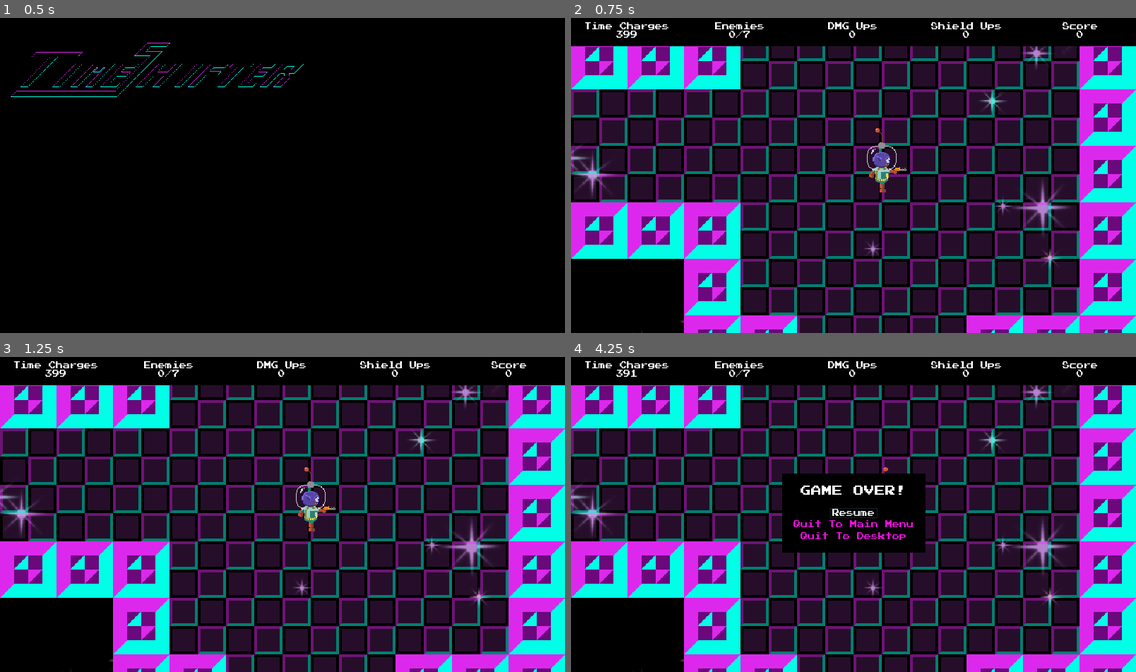
Above: before the commit, frames 1-4 (two rows, left to right).
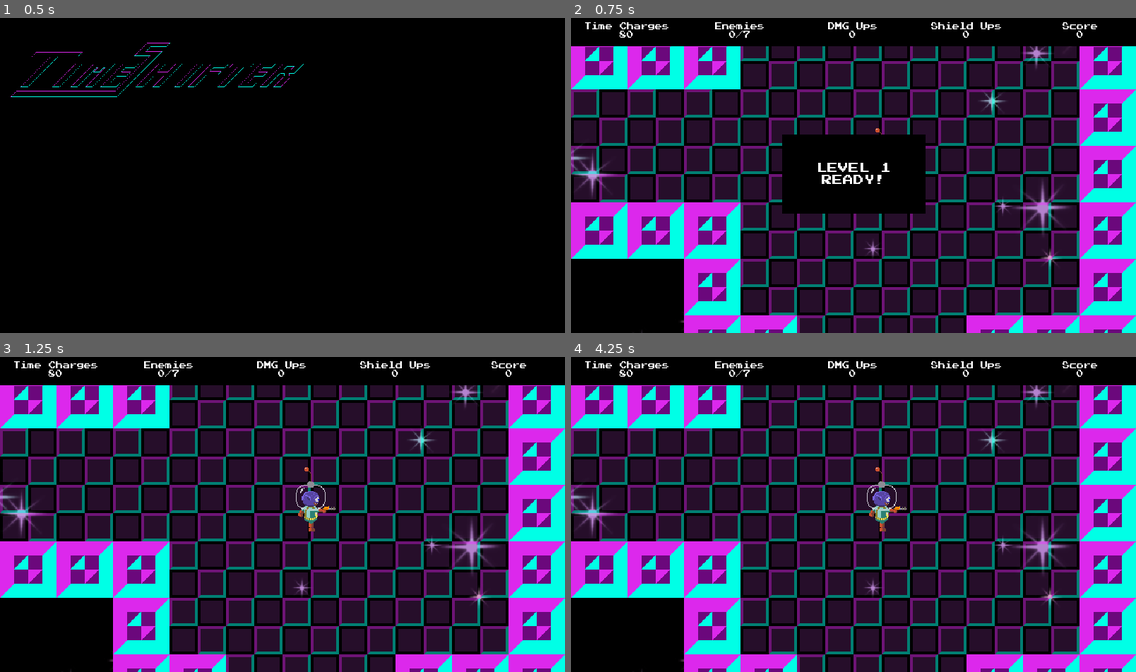
Above: after the commit, the same moments.

Repository: AniMerrill/Timeshifter
Game: Godot game, scene res://Screens/TitleScreen.tscn
Same seed, same stepped clock (60 frames per second), same inputs: the game is played once before the commit and once after it. Sound files missing from this copy of the repository are replaced by a short silence.
Inputs:
- Up to frame 1 (0.5 s): no input
- Up to frame 2 (0.75 s): tap Enter at 0.5 s; hold Right (shoot_right) from 0.53 s (still down)
- Up to frame 3 (1.25 s): keep holding Right (shoot_right)
- Up to frame 4 (4.25 s): release Right (shoot_right) at 1.28 s; hold Down (shoot_down) 1.28-2.03 s; hold Right (shoot_right) 2.03-2.78 s; hold Up (shoot_up) 2.78-3.53 s; hold Left (shoot_left) from 3.53 s (still down); tap Escape (pause) at 4.15 s

Frame 1 is identical in both runs. In frame 2, 5.4% of the frame differs, in the area x 8-63%, y 4-63%; in frame 3, less than 0.1%; in frame 4, 5.5%.

Commit message:
Official Godot Wild Jam #16 Commit
Final commit before submitting to the jam. Mostly the same
from my last on stream version, with a few notable differences:

* Added particle systems in order to complete one of the
optional challenges

* Added a "Level Ready" pause before a level begins

* Fixed a bug where shooting in a new direction caused the
bullet to spawn inside you (thus not firing)

* Player state machine code was reorganized to keep animations
smooth and consistent

* SFX were rebalanced

* General polish added to the game

On itch.io this is version #9

Diff:
--- a/GameMaster.gd
+++ b/GameMaster.gd
@@ -1,11 +1,13 @@
 extends Node2D
 
 onready var level := preload("res://test.tscn")
+
 onready var upgrade_store := preload("res://Screens/UpgradeStore.tscn")
 onready var gameover := preload("res://Screens/GameOver.tscn")
 onready var pause_scr := preload("res://Screens/Pause.tscn")
+onready var level_ready = preload("res://Screens/LevelReady.tscn")
 
-onready var level_ready = preload("res://SFX/level_ready.wav")
+#onready var level_ready = preload("res://SFX/level_ready.wav")
 onready var level_complete = preload("res://SFX/level_complete.wav")
 onready var g_o_voice = preload("res://SFX/game_over.wav")
 
@@ -42,8 +44,10 @@
 		if child.name != "BGM" && child.name != "SFX":
 			child.queue_free()
 
-	gameplay = true
-	get_tree().paused = false
+	gameplay = false
+	get_tree().paused = true
+
+	$BGM.play()
 
 	level_number = 1
 	damage_upgrades = 0
@@ -52,6 +56,10 @@
 
 	cur_level = level.instance()
 	add_child(cur_level)
+
+	var inst = level_ready.instance()
+	inst.level_number = level_number
+	add_child(inst)
 
 func level_complete():
 	gameplay = false
@@ -79,12 +87,14 @@
 
 	add_child(cur_level)
 
-	get_tree().paused = false
-	gameplay = true
+	var inst = level_ready.instance()
+	inst.level_number = level_number
+	add_child(inst)
 
 func game_over():
 	gameplay = false
 	get_tree().paused = true
+	$BGM.stop()
 
 	var g_o = gameover.instance()
 
--- a/GameMaster.tscn
+++ b/GameMaster.tscn
@@ -9,6 +9,5 @@
 
 [node name="BGM" type="AudioStreamPlayer" parent="."]
 stream = ExtResource( 2 )
-autoplay = true
 
 [node name="SFX" type="AudioStreamPlayer" parent="."]
--- /dev/null
+++ b/Gibs.tscn
@@ -0,0 +1,31 @@
+[gd_scene load_steps=4 format=2]
+
+[ext_resource path="res://muncher_gibs.png" type="Texture" id=1]
+[ext_resource path="res://Particle.gd" type="Script" id=2]
+
+[sub_resource type="Gradient" id=1]
+colors = PoolColorArray( 1, 1, 1, 1, 0.0392157, 0.0392157, 0.0392157, 0.0745098 )
+
+[node name="Gibs" type="CPUParticles2D"]
+emitting = false
+amount = 20
+one_shot = true
+explosiveness = 1.0
+randomness = 0.25
+local_coords = false
+draw_order = 1
+texture = ExtResource( 1 )
+emission_shape = 1
+emission_sphere_radius = 32.0
+direction = Vector2( 0, -1 )
+spread = 60.0
+gravity = Vector2( 0, 200 )
+initial_velocity = 100.0
+initial_velocity_random = 0.17
+angular_velocity = 61.94
+radial_accel = 74.2
+tangential_accel = 12.9
+angle = 720.0
+angle_random = 0.55
+color_ramp = SubResource( 1 )
+script = ExtResource( 2 )
--- a/Level.gd
+++ b/Level.gd
@@ -200,7 +200,7 @@
 
 	p.health += extra_charges
 	p.damage += damage_upgrades
-	p.i_frame_time += float(shield_upgrades / 2)
+	p.i_frame_time += float(shield_upgrades)
 
 	add_child(p)
 
@@ -226,6 +226,8 @@
 
 	total_enemies = $Enemies.get_child_count()
 
+	p.update_hud()
+
 func level_won():
 	get_parent().level_complete()
 
--- a/Objects/Enemy/Enemy.gd
+++ b/Objects/Enemy/Enemy.gd
@@ -1,5 +1,6 @@
 extends KinematicBody2D
 
+onready var gibs = preload("res://Gibs.tscn")
 onready var splat = preload("res://SFX/splat.wav")
 
 # Assigned in Level.gd::spawn_objects()
@@ -23,7 +24,7 @@
 var cur_anim = "idle"
 
 func _ready():
-	$Area2D.connect("body_entered", self, "on_collide")
+#	$Area2D.connect("body_entered", self, "on_collide")
 	$Timer.connect("timeout", self, "reset_pathfinding")
 
 func check_for_player() -> void:
@@ -85,6 +86,12 @@
 	if health <= 0:
 		get_parent().get_parent().get_parent().score += 100
 
+		var inst = gibs.instance()
+		inst.position = global_position
+		inst.emitting = true
+
+		get_parent().get_parent().add_child(inst)
+
 		get_parent().get_parent().get_parent().get_node("SFX").stream = splat
 		get_parent().get_parent().get_parent().get_node("SFX").play()
 
@@ -98,10 +105,15 @@
 
 		queue_free()
 
-func on_collide(body : Node) -> void:
-	if body.is_in_group(Globals.PlayerGroup):
-		body.take_damage()
-		body.update_hud()
+func check_collision():
+	if $Area2D.overlaps_body(player):
+		player.take_damage()
+		player.update_hud()
+
+#func on_collide(body : Node) -> void:
+#	if body.is_in_group(Globals.PlayerGroup):
+#		body.take_damage()
+#		body.update_hud()
 
 func reset_pathfinding() -> void:
 	should_get_path = true
--- a/Objects/Enemy/EnemySM.gd
+++ b/Objects/Enemy/EnemySM.gd
@@ -10,6 +10,7 @@
 
 func _state_logic(delta : float) -> void:
 	parent.check_for_player()
+	parent.check_collision()
 
 	if state == states.chase:
 		if parent.should_get_path && parent.has_seen_player:
--- a/Objects/Player/Bullet.gd
+++ b/Objects/Player/Bullet.gd
@@ -1,4 +1,6 @@
 extends Area2D
+
+onready var gibs = preload("res://Gibs.tscn")
 
 var velocity := Vector2.ZERO
 var damage = 1
@@ -13,4 +15,13 @@
 	if body.is_in_group(Globals.EnemyGroup):
 		body.bullet_hit(damage)
 
+	var inst = gibs.instance()
+
+	inst.position = global_position
+	inst.texture = null
+	inst.modulate = Color(0.69, 0.94, 0.38, 1)
+	inst.emitting = true
+
+	get_parent().add_child(inst)
+
 	queue_free()
--- a/Objects/Player/Bullet.tscn
+++ b/Objects/Player/Bullet.tscn
@@ -29,6 +29,15 @@
 collision_mask = 2
 script = ExtResource( 2 )
 
+[node name="CPUParticles2D" type="CPUParticles2D" parent="."]
+position = Vector2( -5, 0 )
+local_coords = false
+direction = Vector2( -1, 0 )
+gravity = Vector2( 0, 0 )
+initial_velocity = 20.0
+scale_amount = 2.0
+color = Color( 0.690196, 0.941176, 0.384314, 1 )
+
 [node name="Sprite" type="Sprite" parent="."]
 texture = ExtResource( 1 )
 vframes = 4
@@ -36,6 +45,7 @@
 frame = 10
 
 [node name="CollisionShape2D" type="CollisionShape2D" parent="."]
+visible = false
 shape = SubResource( 1 )
 
 [node name="AnimationPlayer" type="AnimationPlayer" parent="."]
--- a/Objects/Player/Player.gd
+++ b/Objects/Player/Player.gd
@@ -1,7 +1,11 @@
 extends KinematicBody2D
+
+onready var gibs = preload("res://Gibs.tscn")
+onready var gib_text = preload("res://quazar_gibs.png")
 
 onready var pew = preload("res://SFX/laser.wav")
 onready var splat = preload("res://SFX/splat.wav")
+onready var reflect = preload("res://SFX/reflect.wav")
 
 onready var bullet := preload("res://Objects/Player/Bullet.tscn")
 
@@ -9,7 +13,7 @@
 var move_dir := Vector2.ZERO
 var velocity := Vector2.ZERO
 
-var health := 400.0
+var health := 80.0
 
 var speed := 5 * Globals.UNIT_SIZE
 var shot_speed := 10 * Globals.UNIT_SIZE
@@ -28,11 +32,14 @@
 func _ready() -> void:
 	$Timer.connect("timeout", self, "disable_i_frames")
 
+	$Camera2D.current = true
+
 func _input(e : InputEvent) -> void:
 	if e.is_action_pressed("shoot_left"):
 		face_dir = Vector2.LEFT
 
 		$BodyAnim.play("w_" + cur_anim)
+		$BodyAnim.advance(0.01)
 		$GunAnim.play("w_shoot")
 
 		var inst = bullet.instance()
@@ -49,6 +56,7 @@
 		face_dir = Vector2.RIGHT
 
 		$BodyAnim.play("e_" + cur_anim)
+		$BodyAnim.advance(0.01)
 		$GunAnim.play("e_shoot")
 
 		var inst = bullet.instance()
@@ -64,6 +72,7 @@
 		face_dir = Vector2.UP
 
 		$BodyAnim.play("n_" + cur_anim)
+		$BodyAnim.advance(0.01)
 		$GunAnim.play("n_shoot")
 
 		var inst = bullet.instance()
@@ -80,6 +89,7 @@
 		face_dir = Vector2.DOWN
 
 		$BodyAnim.play("s_" + cur_anim)
+		$BodyAnim.advance(0.01)
 		$GunAnim.play("s_shoot")
 
 		var inst = bullet.instance()
@@ -98,6 +108,9 @@
 
 	if health <= 0 && !dead:
 		dead = true
+
+		print(get_parent().get_node("Enemies").get_child_count())
+
 		get_parent().get_parent().get_node("SFX").stream = splat
 		get_parent().get_parent().get_node("SFX").play()
 		get_parent().emit_signal("lose_condition")
@@ -111,6 +124,8 @@
 	)
 
 	velocity = move_dir * speed
+
+
 
 #	if move_dir != Vector2.ZERO:
 #		face_dir = move_dir
@@ -126,10 +141,22 @@
 
 		if health <= 0 && !dead:
 			dead = true
+
+			var inst = gibs.instance()
+			inst.position = global_position
+			inst.emitting = true
+
+			inst.texture = gib_text
+
+			get_parent().get_parent().add_child(inst)
+
 			get_parent().get_parent().get_node("SFX").stream = splat
 			get_parent().get_parent().get_node("SFX").play()
 			get_parent().emit_signal("lose_condition")
 		else:
+			get_parent().get_parent().get_node("SFX").stream = reflect
+			get_parent().get_parent().get_node("SFX").play()
+
 			$ShieldAnim.play("appear")
 			i_frames = true
 			$Timer.start()
--- a/Objects/Player/Player.tscn
+++ b/Objects/Player/Player.tscn
@@ -840,10 +840,10 @@
 texture = ExtResource( 3 )
 vframes = 5
 hframes = 4
-frame = 16
+frame = 12
 
 [node name="Gun" type="Sprite" parent="Rig"]
-position = Vector2( -18, -7 )
+position = Vector2( 16, -5 )
 texture = ExtResource( 4 )
 vframes = 4
 hframes = 3
@@ -853,10 +853,10 @@
 texture = ExtResource( 3 )
 vframes = 5
 hframes = 4
-frame = 2
+frame = 1
 
 [node name="BulletSpawn" type="Position2D" parent="Rig"]
-position = Vector2( -30, -7 )
+position = Vector2( 29, -5 )
 
 [node name="Shield" type="Sprite" parent="Rig"]
 visible = false
@@ -1043,4 +1043,5 @@
 [node name="Camera2D" type="Camera2D" parent="."]
 current = true
 zoom = Vector2( 0.5, 0.5 )
-smoothing_enabled = true
+drag_margin_left = 0.1
+editor_draw_drag_margin = true
--- a/Objects/Player/PlayerSM.gd
+++ b/Objects/Player/PlayerSM.gd
@@ -12,23 +12,9 @@
 	parent.apply_input()
 	parent.apply_movement()
 
-	parent.update_hud()
+	# lol idk what happened with this state machine but I basically just moved everything
+	# up here and the states work fine now
 
-func _get_transition(delta : float) -> int:
-	match(state):
-		states.idle:
-			if parent.velocity.x == 0 && parent.velocity.y == 0:
-
-				#print(parent.velocity, "idle")
-				return states.walk
-		states.walk:
-			if abs(parent.velocity.x) > 0 || abs(parent.velocity.y) > 0:
-				#print(parent.velocity, "walk")
-				return states.idle
-
-	return NULL_STATE
-
-func _enter_state(old_state : int, new_state : int) -> void:
 	var anim_prefix = "e_"
 
 	if parent.face_dir == Vector2.LEFT:
@@ -40,15 +26,31 @@
 	elif parent.face_dir == Vector2.DOWN:
 		anim_prefix = "s_"
 
-	match(new_state):
-		states.idle:
+	if state == states.idle:
 			parent.cur_anim = "idle"
 			parent.get_node("BodyAnim").play(anim_prefix + "idle")
 			parent.get_node("GunAnim").play(anim_prefix + "idle")
+
+	if state == states.walk:
+		parent.cur_anim = "walk"
+		parent.get_node("BodyAnim").play(anim_prefix + "walk")
+		parent.get_node("GunAnim").play(anim_prefix + "idle")
+
+	parent.update_hud()
+
+func _get_transition(delta : float) -> int:
+	match(state):
+		states.idle:
+			if abs(parent.velocity.x) > 0 || abs(parent.velocity.y) > 0:
+				return states.walk
 		states.walk:
-			parent.cur_anim = "walk"
-			parent.get_node("BodyAnim").play(anim_prefix + "walk")
-			parent.get_node("GunAnim").play(anim_prefix + "idle")
+			if parent.velocity.x == 0 && parent.velocity.y == 0:
+				return states.idle
+
+	return NULL_STATE
+
+func _enter_state(old_state : int, new_state : int) -> void:
+	pass
 
 func _exit_state(new_state : int, old_state : int) -> void:
 	pass
--- /dev/null
+++ b/Particle.gd
@@ -0,0 +1,10 @@
+extends CPUParticles2D
+
+
+func _ready():
+	pass
+
+
+func _process(delta):
+	if !emitting:
+		queue_free()
--- /dev/null
+++ b/Screens/LevelReady.gd
@@ -0,0 +1,18 @@
+extends CanvasLayer
+
+var level_number = -1
+
+func _ready():
+	$MarginContainer/VBoxContainer/Label.text = "LEVEL " + str(level_number) + "\nREADY!"
+	$AudioStreamPlayer.connect("finished", self, "audio_finished")
+	$Timer.connect("timeout", self, "start_level")
+
+	$Timer.start(2.0)
+
+func audio_finished():
+	queue_free()
+
+func start_level():
+	get_parent().gameplay = true
+	get_tree().paused = false
+	$MarginContainer.visible = false
--- /dev/null
+++ b/Screens/LevelReady.tscn
@@ -0,0 +1,57 @@
+[gd_scene load_steps=4 format=2]
+
+[ext_resource path="res://SFX/level_ready.wav" type="AudioStream" id=1]
+[ext_resource path="res://Screens/LevelReady.gd" type="Script" id=2]
+[ext_resource path="res://Styles/big font.tres" type="DynamicFont" id=4]
+
+[node name="LevelReady" type="CanvasLayer"]
+script = ExtResource( 2 )
+
+[node name="MarginContainer" type="MarginContainer" parent="."]
+anchor_left = 0.5
+anchor_top = 0.5
+anchor_right = 0.5
+anchor_bottom = 0.5
+margin_left = -162.5
+margin_top = -90.0
+margin_right = 162.5
+margin_bottom = 90.0
+size_flags_horizontal = 0
+size_flags_vertical = 0
+__meta__ = {
+"_edit_use_anchors_": false
+}
+
+[node name="PanelContainer" type="ColorRect" parent="MarginContainer"]
+margin_right = 325.0
+margin_bottom = 180.0
+size_flags_horizontal = 3
+size_flags_vertical = 3
+color = Color( 0, 0, 0, 1 )
+
+[node name="VBoxContainer" type="VBoxContainer" parent="MarginContainer"]
+margin_top = 64.0
+margin_right = 325.0
+margin_bottom = 115.0
+size_flags_horizontal = 3
+size_flags_vertical = 4
+__meta__ = {
+"_edit_use_anchors_": false
+}
+
+[node name="Label" type="Label" parent="MarginContainer/VBoxContainer"]
+margin_right = 325.0
+margin_bottom = 51.0
+size_flags_horizontal = 3
+custom_fonts/font = ExtResource( 4 )
+text = "LEVEL XXX
+READY!"
+align = 1
+autowrap = true
+
+[node name="Timer" type="Timer" parent="."]
+wait_time = 2.0
+
+[node name="AudioStreamPlayer" type="AudioStreamPlayer" parent="."]
+stream = ExtResource( 1 )
+autoplay = true
--- a/Screens/Pause.tscn
+++ b/Screens/Pause.tscn
@@ -41,12 +41,12 @@
 }
 
 [node name="Label" type="Label" parent="MarginContainer/VBoxContainer"]
-margin_left = 22.0
-margin_right = 262.0
+margin_left = 82.0
+margin_right = 202.0
 margin_bottom = 24.0
 size_flags_horizontal = 4
 custom_fonts/font = ExtResource( 4 )
-text = "GAME OVER!"
+text = "PAUSE"
 align = 1
 
 [node name="Control" type="Control" parent="MarginContainer/VBoxContainer"]
--- a/Screens/TitleScreen.tscn
+++ b/Screens/TitleScreen.tscn
@@ -186,7 +186,7 @@
 
 [node name="NewGame" type="Button" parent="MarginContainer/VBoxContainer"]
 margin_right = 560.0
-margin_bottom = 170.0
+margin_bottom = 165.0
 size_flags_vertical = 3
 custom_fonts/font = ExtResource( 6 )
 custom_colors/font_color = Color( 0.905882, 0.0705882, 0.854902, 1 )
@@ -196,9 +196,9 @@
 flat = true
 
 [node name="HowToPlay" type="Button" parent="MarginContainer/VBoxContainer"]
-margin_top = 174.0
-margin_right = 560.0
-margin_bottom = 344.0
+margin_top = 169.0
+margin_right = 560.0
+margin_bottom = 334.0
 size_flags_vertical = 3
 custom_fonts/font = ExtResource( 6 )
 custom_colors/font_color = Color( 0.905882, 0.0705882, 0.854902, 1 )
@@ -208,9 +208,9 @@
 flat = true
 
 [node name="Credits" type="Button" parent="MarginContainer/VBoxContainer"]
-margin_top = 348.0
-margin_right = 560.0
-margin_bottom = 518.0
+margin_top = 338.0
+margin_right = 560.0
+margin_bottom = 503.0
 size_flags_vertical = 3
 custom_fonts/font = ExtResource( 6 )
 custom_colors/font_color = Color( 0.905882, 0.0705882, 0.854902, 1 )
@@ -220,9 +220,9 @@
 flat = true
 
 [node name="Quit" type="Button" parent="MarginContainer/VBoxContainer"]
-margin_top = 522.0
-margin_right = 560.0
-margin_bottom = 692.0
+margin_top = 507.0
+margin_right = 560.0
+margin_bottom = 672.0
 size_flags_vertical = 3
 custom_fonts/font = ExtResource( 6 )
 custom_colors/font_color = Color( 0.905882, 0.0705882, 0.854902, 1 )
@@ -232,27 +232,31 @@
 flat = true
 
 [node name="Control" type="Control" parent="MarginContainer/VBoxContainer"]
-margin_top = 696.0
-margin_right = 560.0
-margin_bottom = 696.0
+margin_top = 676.0
+margin_right = 560.0
+margin_bottom = 676.0
 
 [node name="Label" type="Label" parent="MarginContainer/VBoxContainer"]
-margin_top = 700.0
-margin_right = 560.0
-margin_bottom = 716.0
+margin_left = 32.0
+margin_top = 680.0
+margin_right = 528.0
+margin_bottom = 715.0
+size_flags_horizontal = 4
 custom_fonts/font = ExtResource( 2 )
-text = "2019 (c) AniMerrill Productions"
-align = 1
+text = "2019 (c) AniMerrill Productions
+v9"
+align = 2
 __meta__ = {
 "_edit_use_anchors_": false
 }
 
 [node name="Control2" type="Control" parent="MarginContainer/VBoxContainer"]
-margin_top = 720.0
-margin_right = 560.0
-margin_bottom = 720.0
+margin_top = 719.0
+margin_right = 560.0
+margin_bottom = 719.0
 
 [node name="HowToPlay" type="MarginContainer" parent="."]
+visible = false
 margin_left = 720.0
 margin_right = 1280.0
 margin_bottom = 720.0
@@ -337,6 +341,7 @@
 size_flags_vertical = 3
 
 [node name="Credits" type="MarginContainer" parent="."]
+visible = false
 margin_left = 720.0
 margin_right = 1280.0
 margin_bottom = 720.0
Not shown, added: BGM/laser.wav.import
Not shown, added: SFX/reflect.wav.import
Binary file added: muncher_gibs.png
Not shown, added: muncher_gibs.png.import
Binary file added: particle.png
Not shown, added: particle.png.import
Binary file added: quazar_gibs.png
Not shown, added: quazar_gibs.png.import
Not shown, added: BGM/laser.wav
Not shown, changed: SFX/game_over.wav
Not shown, changed: SFX/laser.wav
Not shown, changed: SFX/level_complete.wav
(and 5 more such lines)
